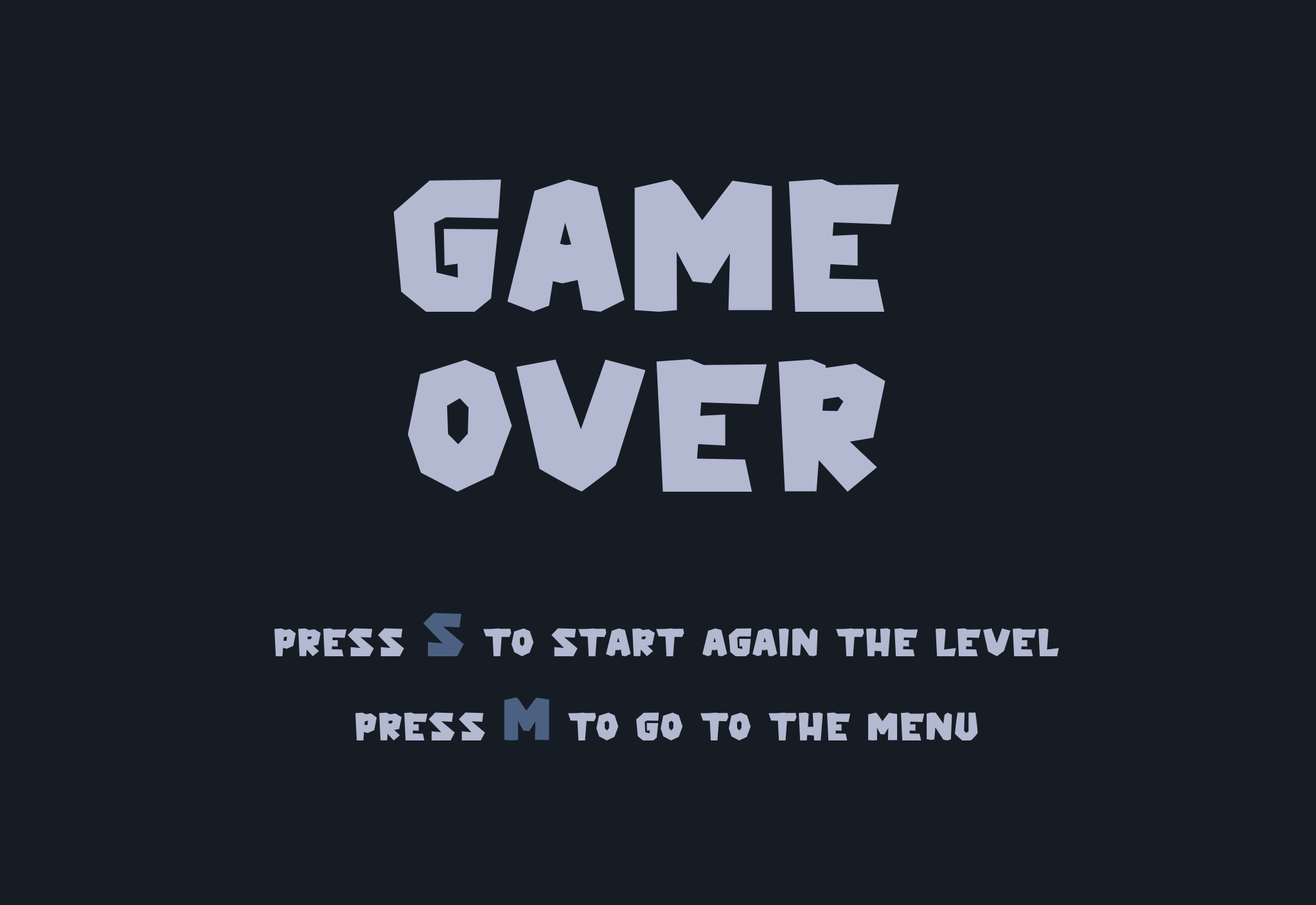
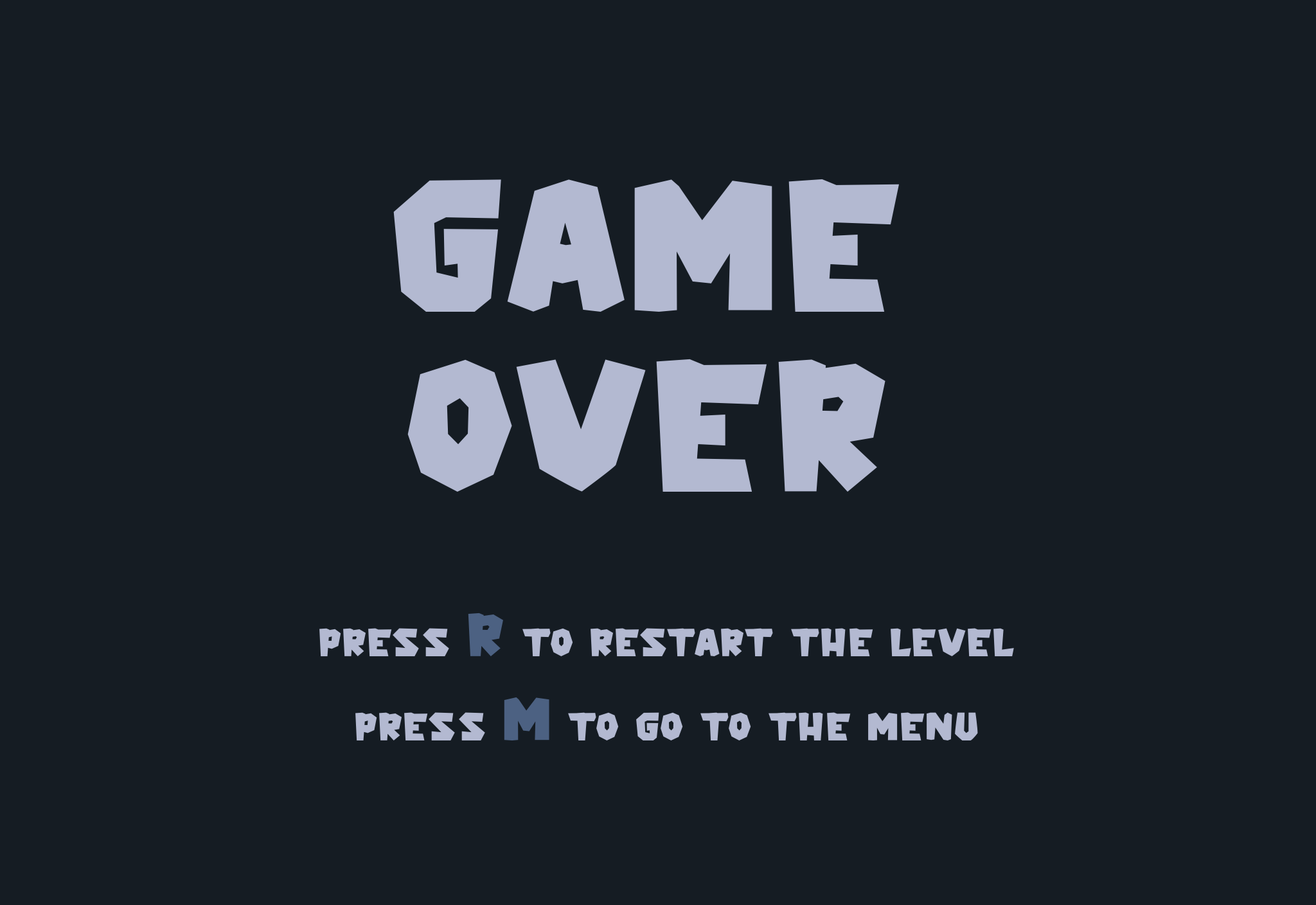
Before/after of a 1316x905 layered artwork. What changed in the layer stack:
renamed "PRESS S TO START AGAIN THE LEV..." to "PRESS R TO RESTART THE LEVEL ...", painted on it over box(274, 612, 1060, 657)
